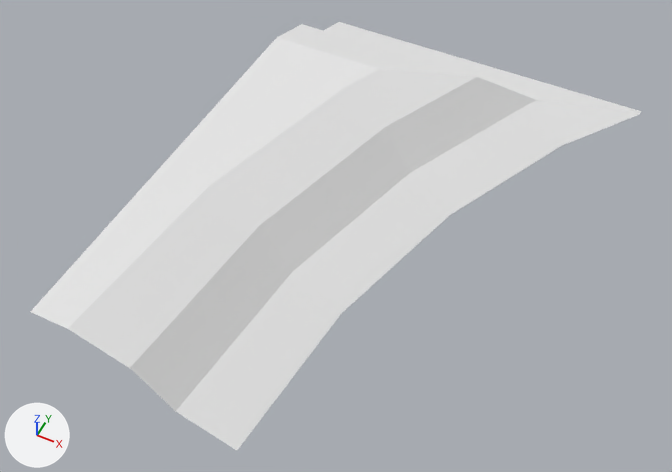
Before and after pictures for a commit that changed the OBJ model Assets/MapEditor/modular_terrain_collection/Hilly_Terrain_Path_Corner_Y_3x3.obj.
One viewpoint serves both versions: a 50 mm camera at (0.638, -2.298, 1.813) aimed at (-0.074, -0.873, 0.032). Arrows for +X, +Y and +Z are at lower left; the lights stay in place. Where no turn or scale is listed for an object, it has been applied to the vertices.
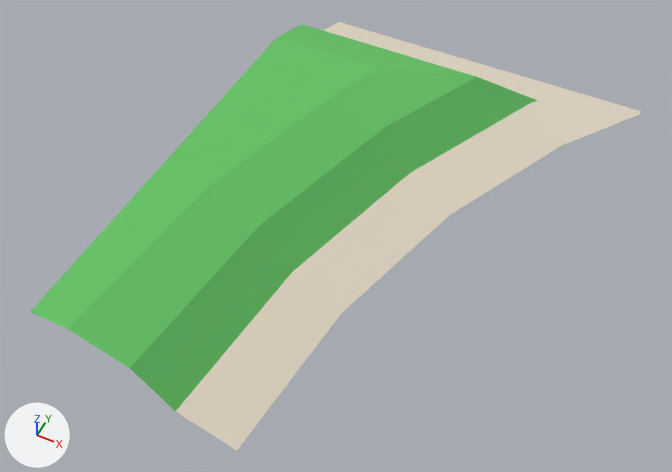
Patch to the scene script:
```diff
--- a/Assets/MapEditor/modular_terrain_collection/Hilly_Terrain_Path_Corner_Y_3x3.obj.py
+++ b/Assets/MapEditor/modular_terrain_collection/Hilly_Terrain_Path_Corner_Y_3x3.obj.py
@@ mat_grass @@
 mat_grass = principled_material('Grass')
-mat_grass.base_color = (0.8, 0.8, 0.8)  # white #e7e7e7
+mat_grass.base_color = (0.133, 0.545, 0.133)  # green #66c366
 mat_grass.roughness = 1.0
@@ mat_dirt @@
 mat_dirt = principled_material('Dirt')
-mat_dirt.base_color = (0.8, 0.8, 0.8)  # white #e7e7e7
+mat_dirt.base_color = (0.769, 0.686, 0.561)  # light grey #e3d8c5
 mat_dirt.roughness = 1.0
```

Location of each change, (x1, y1, x2, y2) in pixels of the pictures (672 x 472 px):
'object1', recoloured: (30, 22, 641, 450) in both
